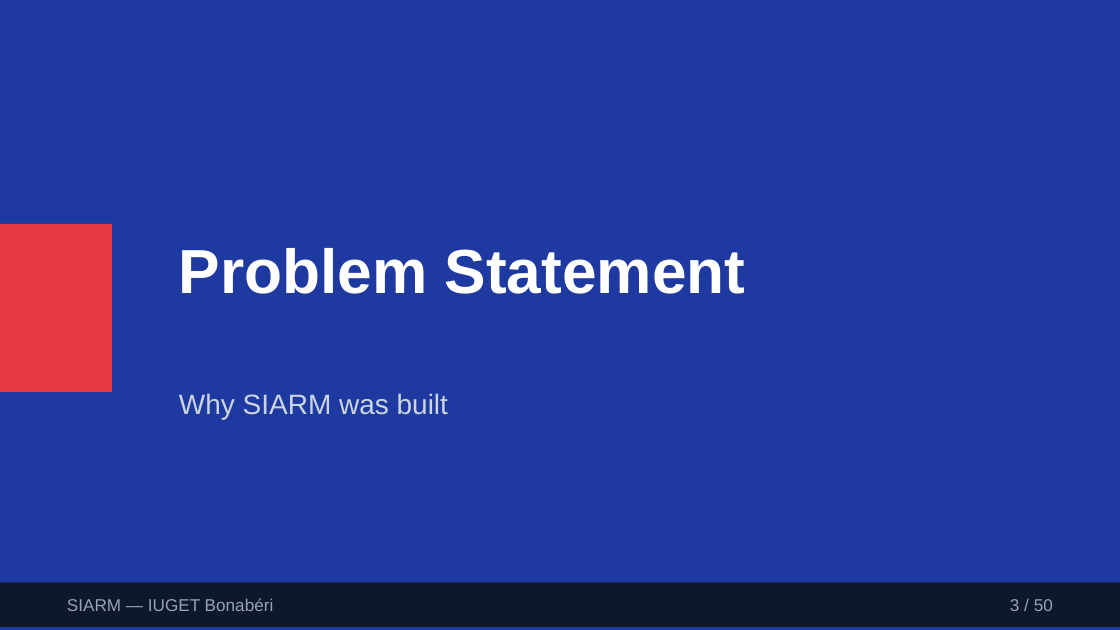
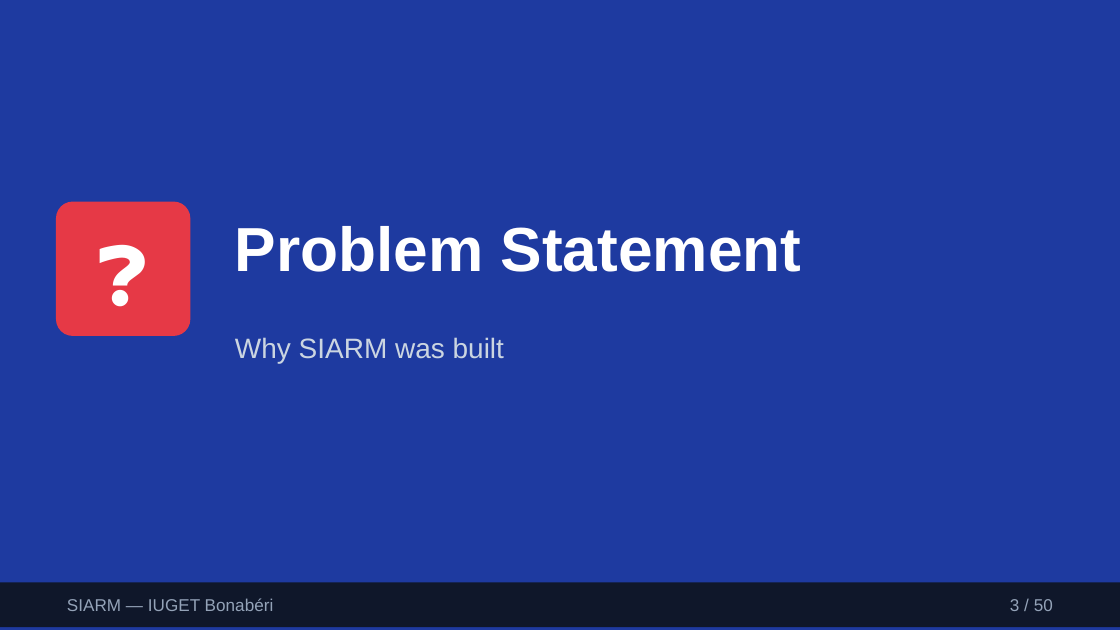
Before and after one commit to leaticiadipocko-wq/schoolproject, a slide deck: slide 3 of deliverables/SIARM-Defense-Presentation.pptx. Drawn at 1120x630 pixels with LibreOffice and Linux fonts; fonts in the diff are those of the drawing. Boxes give left, top, right and bottom in pixels: in the first picture for what was removed or moved away, otherwise in the second. Text is boxed around its words. In the diff, an @@ line names an element or a change of style, - is before the commit and + after.

Commit message:
fix: redesign PowerPoint with visual diagrams and icons instead of text
- Replaced text-heavy bullet points with visual diagrams and icons
- Added before/after comparison slides
- Added flow diagrams for processes (attendance, grades, fees)
- Added phone mockup for mobile learning
- Added browser mockup for landing page
- Added role pyramid visualization
- Added permission matrix grid
- Added timetable grid mockup
- Added chat widget mockup for chatbot
- Used emoji icons throughout for visual appeal

```diff
--- a/deliverables/SIARM-Defense-Presentation.pptx
+++ b/deliverables/SIARM-Defense-Presentation.pptx
@@ text at (56,202,190,336): text added @@
+❓
@@ text "❓": place and size @@
-text "❓" at (0,224,112,392)
+text "❓" at (56,202,190,336)
@@ text "❓" at (56,202,190,336): fill #E63946 to none @@
@@ rounded rectangle added at (56,202,190,336), fill #E63946 @@
@@ text "Problem Statement": place and size @@
-text "Problem Statement" at (179,248,746,294)
+text "Problem Statement" at (235,226,802,272)
@@ text "Why SIARM was built": place and size @@
-text "Why SIARM was built" at (179,393,448,419)
+text "Why SIARM was built" at (235,337,504,363)
```
Also in this commit, not shown: 40 other slides changed, 9 slides added, 9 slides removed, 1 other file.
